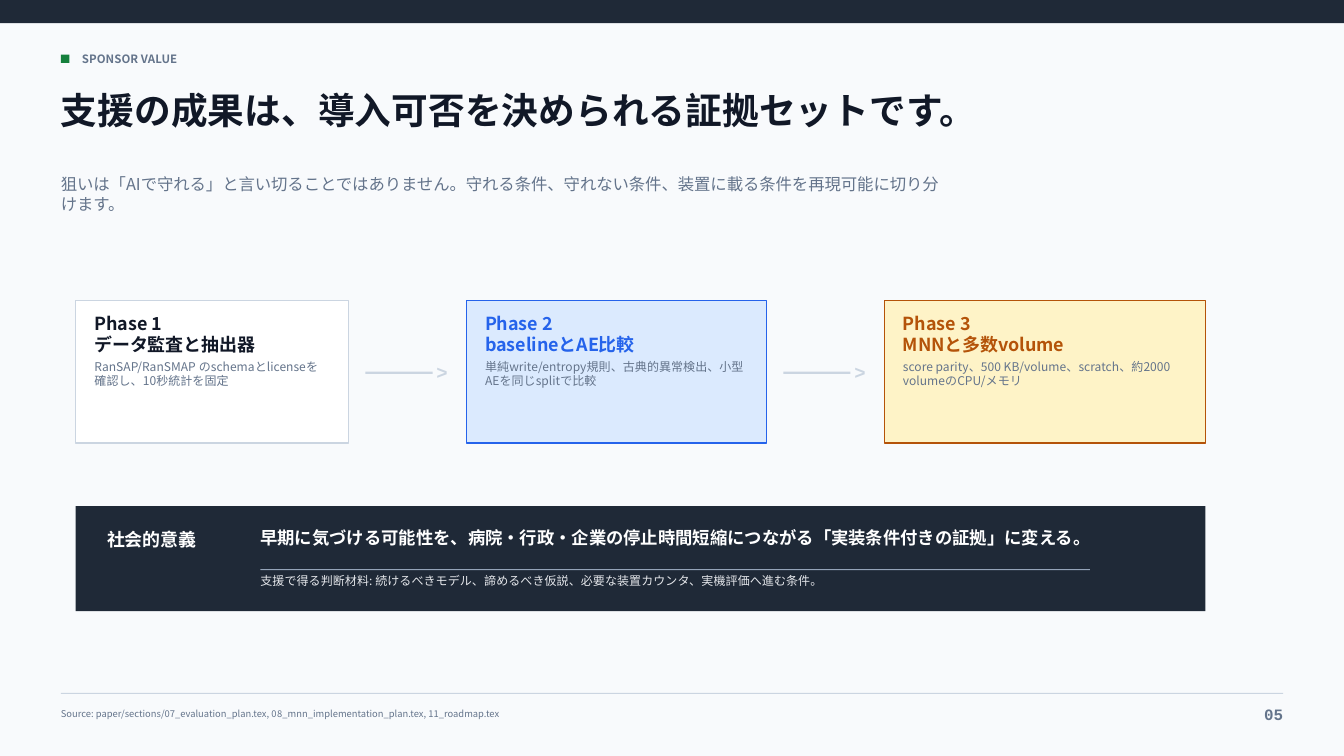
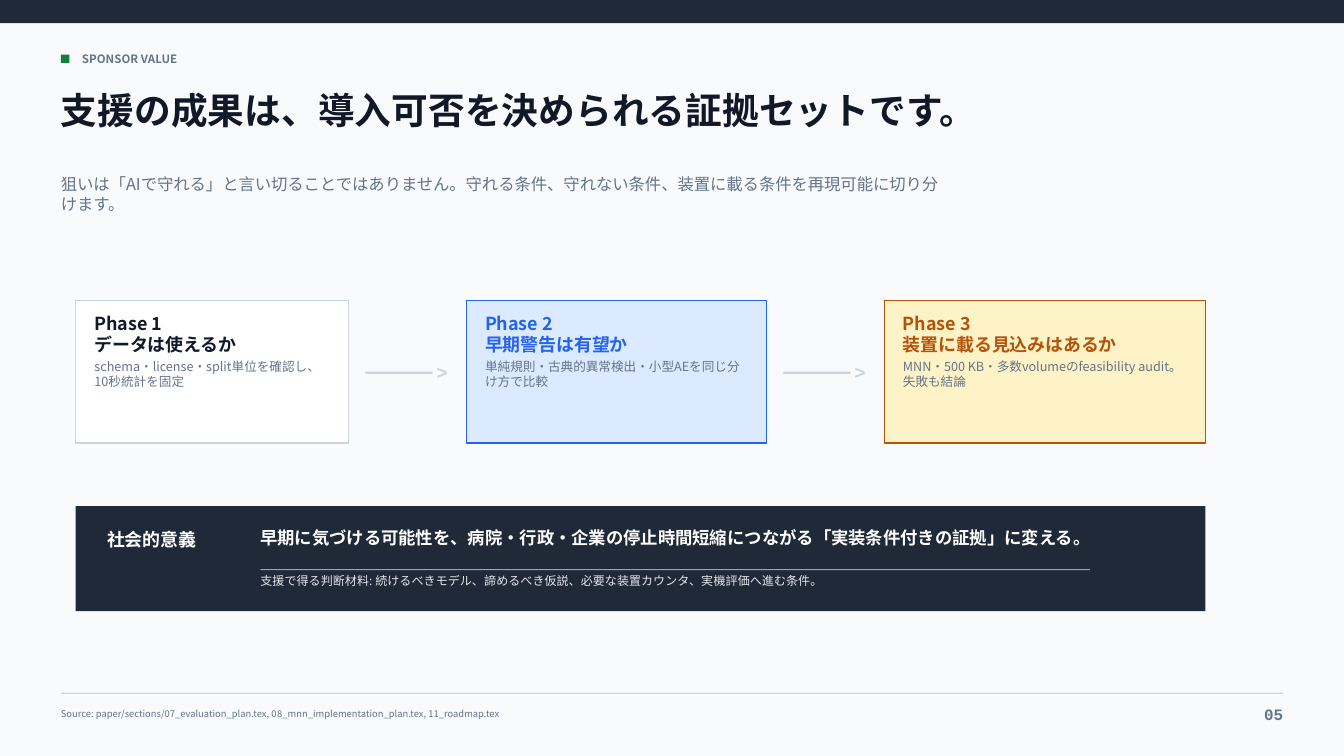
Before and after one commit to t0m0h1r0/research-anomaly, a slide deck: slide 5 of paper/presentations/storage_embedded_ransomware_sponsor_brief.pptx. Drawn at 1344x756 pixels with LibreOffice and Linux fonts; fonts in the diff are those of the drawing. Boxes give left, top, right and bottom in pixels: in the first picture for what was removed or moved away, otherwise in the second. Text is boxed around its words. In the diff, an @@ line names an element or a change of style, - is before the commit and + after.

```diff
--- a/paper/presentations/storage_embedded_ransomware_sponsor_brief.pptx
+++ b/paper/presentations/storage_embedded_ransomware_sponsor_brief.pptx
@@ text at bbox=[94, 335, 236, 353]: text changed @@
-データ監査と抽出器
+データは使えるか
@@ text at bbox=[485, 335, 628, 353]: text changed @@
-baselineとAE比較
+早期警告は有望か
@@ text at bbox=[903, 335, 1117, 353]: text changed @@
-MNNと多数volume
+装置に載る見込みはあるか
@@ text at bbox=[94, 360, 319, 387]: text changed; size 8.6 to 9 pt @@
-RanSAP/RanSMAP のschemaとlicenseを確認し、10秒統計を固定
+schema・license・split単位を確認し、10秒統計を固定
@@ text at bbox=[485, 360, 740, 372]: text changed; size 8.6 to 9 pt @@
-単純write/entropy規則、古典的異常検出、小型AEを同じsplitで比較
+単純規則・古典的異常検出・小型AEを同じ分け方で比較
@@ text at bbox=[903, 360, 1181, 387]: text changed; size 8.6 to 9 pt @@
-score parity、500 KB/volume、scratch、約2000 volumeのCPU/メモリ
+MNN・500 KB・多数volumeのfeasibility audit。失敗も結論
```
Also in this commit, not shown: 4 other slides changed, 2 other files.
